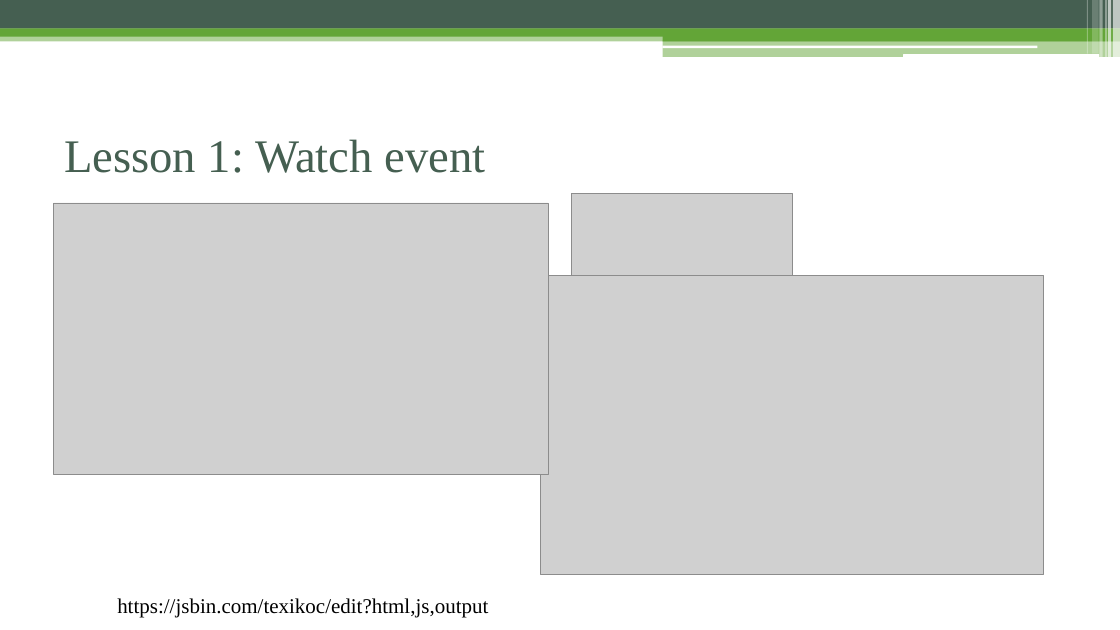
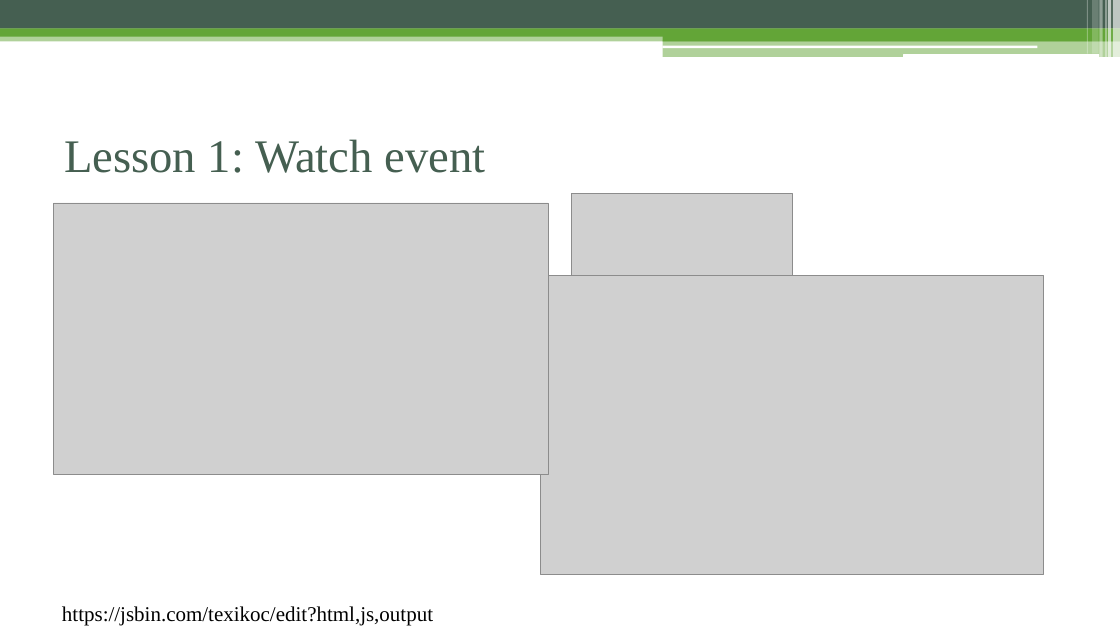
Before and after one commit to phamtuanchip/7dayswithvuejs, a slide deck: slide 9 of vuejs-2.0.pptx. Drawn at 1120x630 pixels with LibreOffice and Linux fonts; fonts in the diff are those of the drawing; grey boxes stand for pictures. Boxes give left, top, right and bottom in pixels: in the first picture for what was removed or moved away, otherwise in the second. Text is boxed around its words. In the diff, an @@ line names an element or a change of style, - is before the commit and + after.

```diff
--- a/vuejs-2.0.pptx
+++ b/vuejs-2.0.pptx
@@ text "https://jsbin.com/texikoc/edit?html,js,output": place and size @@
-text "https://jsbin.com/texikoc/edit?html,js,output" at <box>117,598,488,618</box>
+text "https://jsbin.com/texikoc/edit?html,js,output" at <box>62,606,433,625</box>
```
Also in this commit, not shown: 5 other slides changed, 1 slide added, 21 other files.
